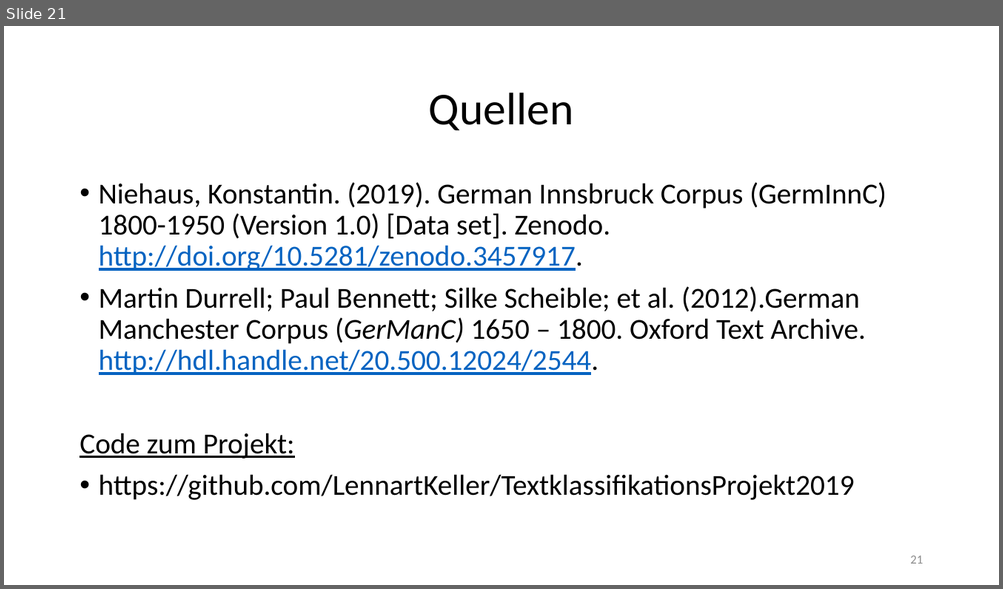
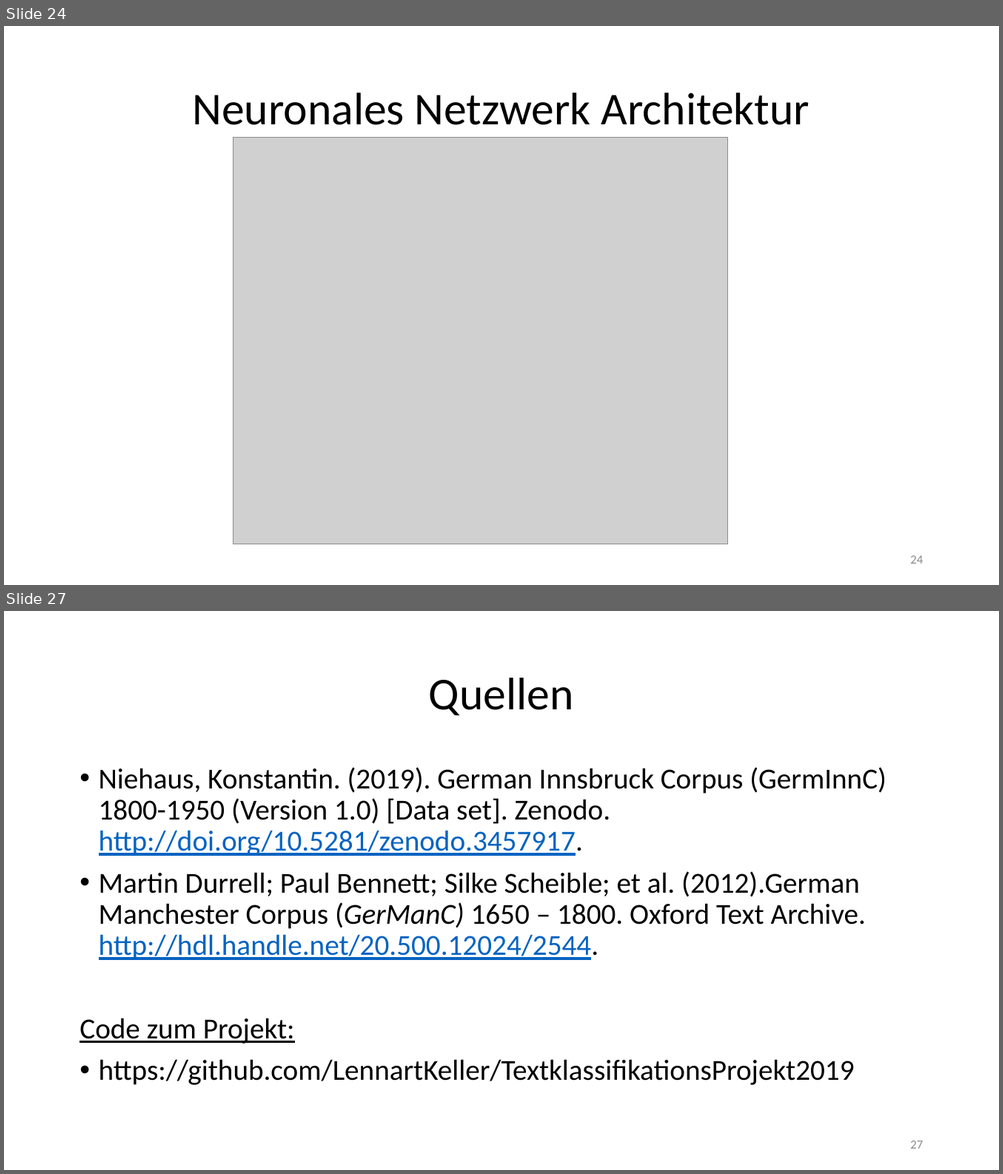
Before and after one commit to LennartKeller/TextklassifikationsProjekt2019, a slide deck: Projektgruppenpräsention.pptx. Shown one above the other, each under a label of ours: slide 21 before the commit, slides 24 and 27 after it; the slides between them are not shown. The pictures are 1003x589 and 1003x1174 pixels, drawn with LibreOffice and Linux fonts; fonts in the diff are those of the drawing; grey boxes stand for pictures. Boxes give left, top, right and bottom in pixels: in the first picture for what was removed or moved away, otherwise in the second. Text is boxed around its words. In the diff, an @@ line names an element or a change of style, - is before the commit and + after.

```diff
--- a/Projektgruppenpräsention.pptx
+++ b/Projektgruppenpräsention.pptx
@@ slide 24 added at (4, 26, 999, 585), background #FFFFFF @@
@@ title added at (193, 93, 809, 125), 44 pt, text #000000 @@
+Neuronales Netzwerk Architektur
@@ picture added at (233, 137, 728, 545) @@
@@ page number added at (910, 556, 922, 564), 12 pt, text #8C8C8C @@
+24
@@ what was slide 21 is now slide 27 @@
@@ page number at (910, 1141, 922, 1149): text changed @@
-21
+27
```
Also in this commit, not shown: 3 slides changed, 5 other slides added.
